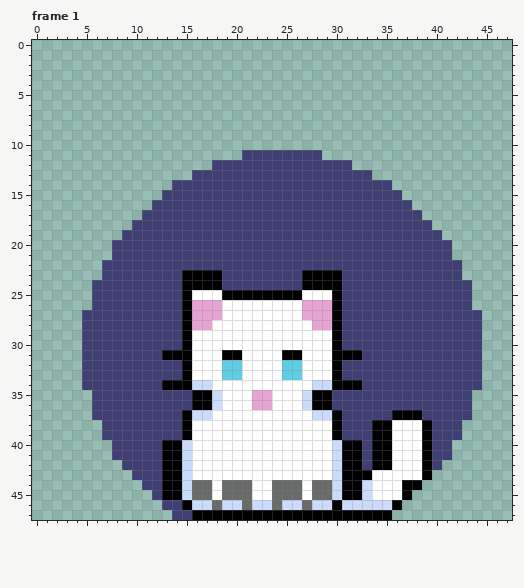
Edited in one commit: animated GIF sprite (public/images/Github logo.gif). That is the earlier state.
The file is 48x48 pixels, 14 frames. Shown: frame 1. The commit also changed other frames, which this record leaves out.
The result:
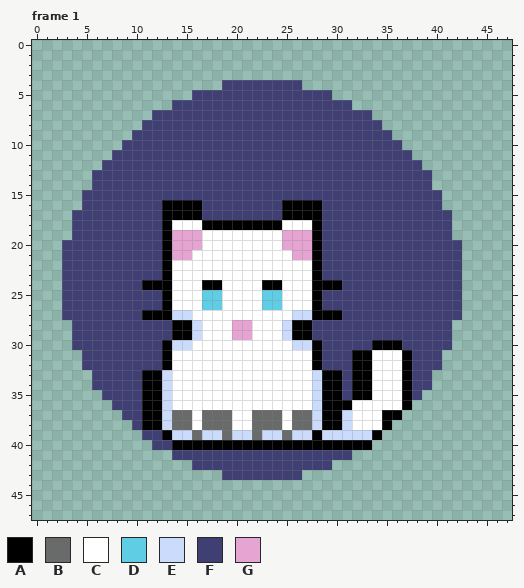
Palette (. is transparent): A #000000  B #696a6a  C #ffffff  D #5fcde4  E #cbdbfc  F #3f3f74  G #e5a4d1
From old to new:
Changed rows in their new state; - is an unchanged pixel.
Frame 1:
first column x 3:
 4 ----------------FFFFFFFF------------------
 5 -------------FFFFFFFFFFFFFF---------------
 6 -----------FFFFFFFFFFFFFFFFFF-------------
 7 ---------FFFFFFFFFFFFFFFFFFFFFF-----------
 8 --------FFFFFFFFFFFFFFFFFFFFFFFF----------
 9 -------FFFFFFFFFFFFFFFFFFFFFFFFFF---------
10 ------FFFFFFFFFFFFFFFFFFFFFFFFFFFF--------
11 -----FFFFFFFFFFFFF--------FFFFFFFFF-------
12 ----FFFFFFFFFFF--------------FFFFFFF------
13 ---FFFFFFFFFF------------------FFFFFF-----
14 ---FFFFFFFF----------------------FFFF-----
15 --FFFFFFFF------------------------FFFF----
16 --FFFFFFF-AAAA--------AAAA---------FFF----
17 -FFFFFFF--AAAA--------AAAA----------FFF---
18 -FFFFFF---ACCCAAAAAAAACCCA-----------FF---
19 -FFFFF----AGGGCCCCCCCCGGGA------------F---
20 FFFFF-----AGGGCCCCCCCCGGGA-------------F--
21 FFFFF-----AGGCCCCCCCCCCGGA-------------F--
22 FFFF------ACCCCCCCCCCCCCCA----------------
23 FFFF------ACCCCCCCCCCCCCC-FF--------------
24 FFF-----AAACCC--CCCCAACCC---------------.-
25 FFF-------ACC-DDCCCCDDCC-AFF------------.-
26 FFF-------ACCCDD----DD--CAFF------------.-
27 FF------AAAEECCC-------EEAA-------------..
28 -F---------A-EC--GG---EAAFFF-----------...
29 -F---------A-E---GG---EAAFFF-----------...
30 -F--------AEE----------EEAFF---AAA-----...
31 -----------CC---CC----CC-AFFF-ACCCA---....
32 ----------ACC---CC----CC-AFF-AACCCA---....
33 --.-----AAECC---CC----CC-EA--AACCCA--.....
34 --.-----AAECCCC-----------A-F-ACCCA--.....
35 ---.----AAECCCCC---CC---CE-A-AACCCA-.....-
36 ---..---AAECCCCC---CC---CE-AACCCCCA......-
37 ---...--AAEBBCBBB--BBB-BB-A-ECCCA-.......-
38 ----...-AAEBB-BBB--BBB-BBEA-ECCC-.......--
39 ----....--AEEBEEBEEBEEBEEAEEEEE-........--
40 -----....-F-AAAAAAAAAAAAAAAA--A........---
41 -----......FFFFFFFFFFFFFFFFFF..........---
42 ------.......FFFFFFFFFFFFFF...........----
43 -------.........FFFFFFFF.............-----
44 --------............................------
45 ---------..........................-------
46 ----------........................--------
47 -----------......................---------
Boxes around the changes in both pictures, in picture pixels (x1, y1, x2, y2):
changed: (62, 80, 482, 520)
